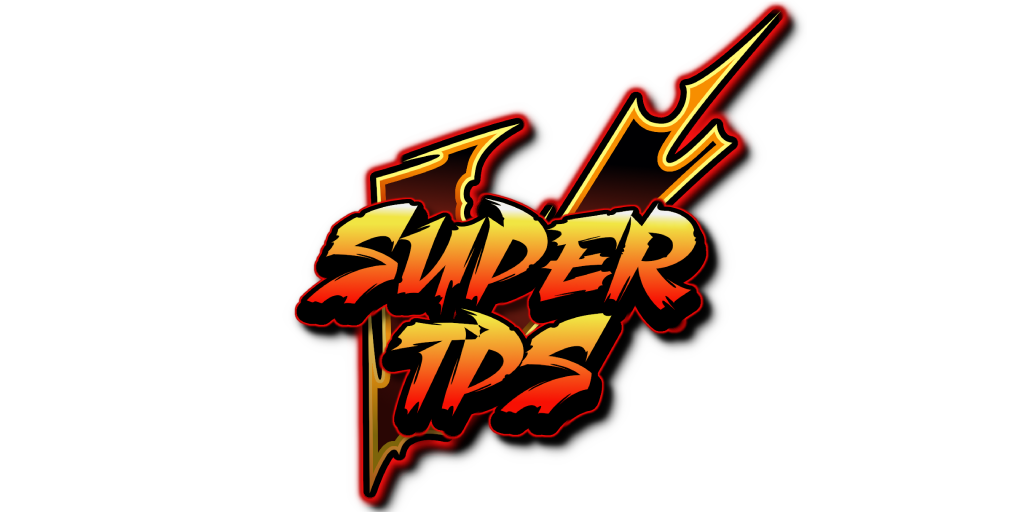
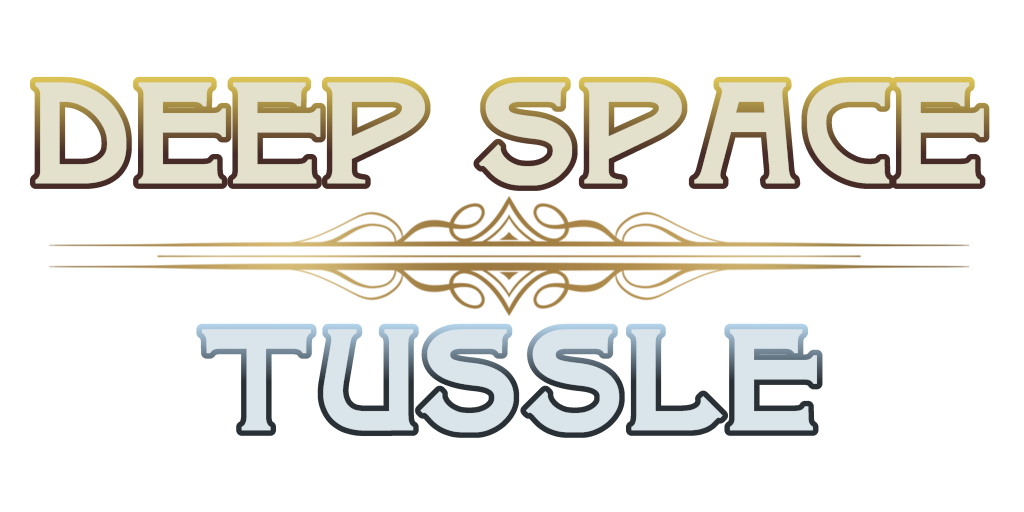
The second 1024×512 image is a revision of the first. Changes to its layers:
added layer "tusslepng.png" above "SuperTPSV(1).png" over 29, 76, 990, 438
hid "SuperTPSV(1).png" over 282, 0, 807, 512